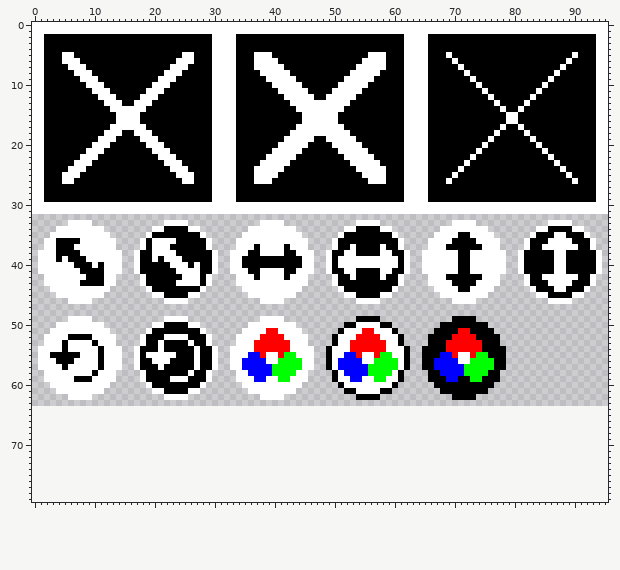
Edited in one commit: pixel-art file (assets/gui/buttons.aseprite). The picture above is the old version.
96x64 pixels, 1 frame. The old version is drawn lined up with the new one, on the new canvas.
The same view after the edit:
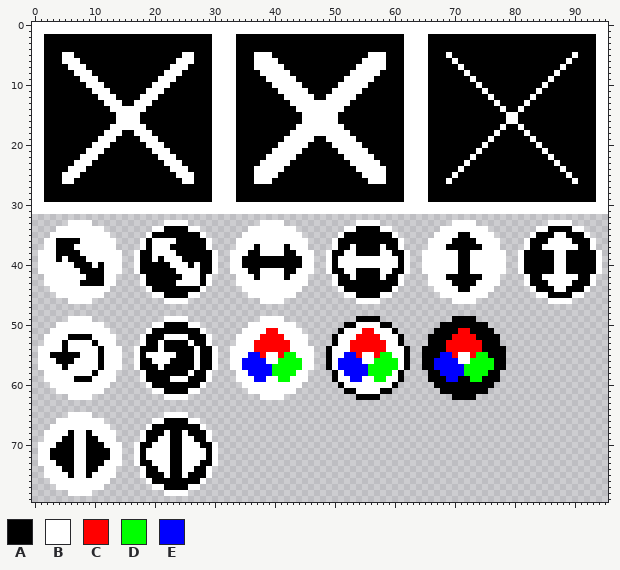
Palette (. is transparent): A #000000  B #ffffff  C #ff0000  D #00ff00  E #0000ff
Edits made:
canvas 96x64 -> 96x80
y 65: x 6..9 .... -> BBBB; x 22..25 .... -> BBBB
y 66: x 4..11 ........ -> BBBBBBBB; x 20..27 ........ -> BBAAAABB
y 67: x 3..12 .......... -> BBBBBBBBBB; x 19..28 .......... -> BAAAAAAAAB
y 68: x 2..13 ............ -> BBBBABBABBBB; x 18..29 ............ -> BAAABAABAAAB
y 69: x 2..13 ............ -> BBBAABBAABBB; x 18..29 ............ -> BAABBAABBAAB
y 70: x 1..14 .............. -> BBBAAABBAAABBB; x 17..30 .............. -> BAABBBAABBBAAB
y 71..72: x 1..14 .............. -> BBAAAABBAAAABB; x 17..30 .............. -> BABBBBAABBBBAB
y 73: x 1..14 .............. -> BBBAAABBAAABBB; x 17..30 .............. -> BAABBBAABBBAAB
y 74: x 2..13 ............ -> BBBAABBAABBB; x 18..29 ............ -> BAABBAABBAAB
y 75: x 2..13 ............ -> BBBBABBABBBB; x 18..29 ............ -> BAAABAABAAAB
y 76: x 3..12 .......... -> BBBBBBBBBB; x 19..28 .......... -> BAAAAAAAAB
y 77: x 4..11 ........ -> BBBBBBBB; x 20..27 ........ -> BBAAAABB
y 78: x 6..9 .... -> BBBB; x 22..25 .... -> BBBB
Pixel boxes of the changes (left, top, right, bottom) in both pictures:
added: (38, 412, 218, 496)
